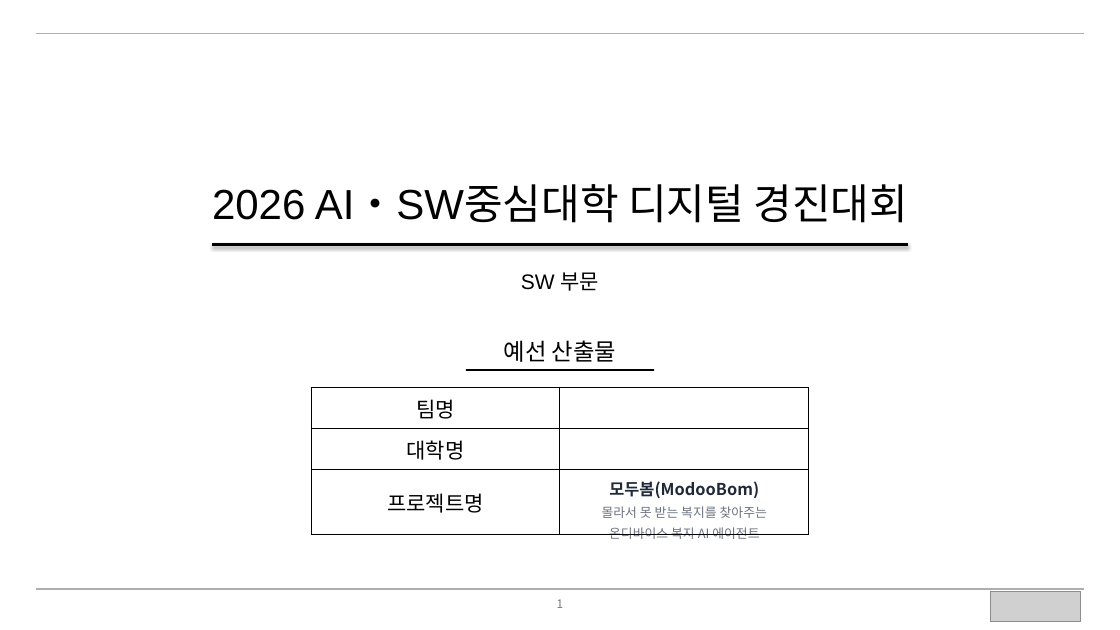
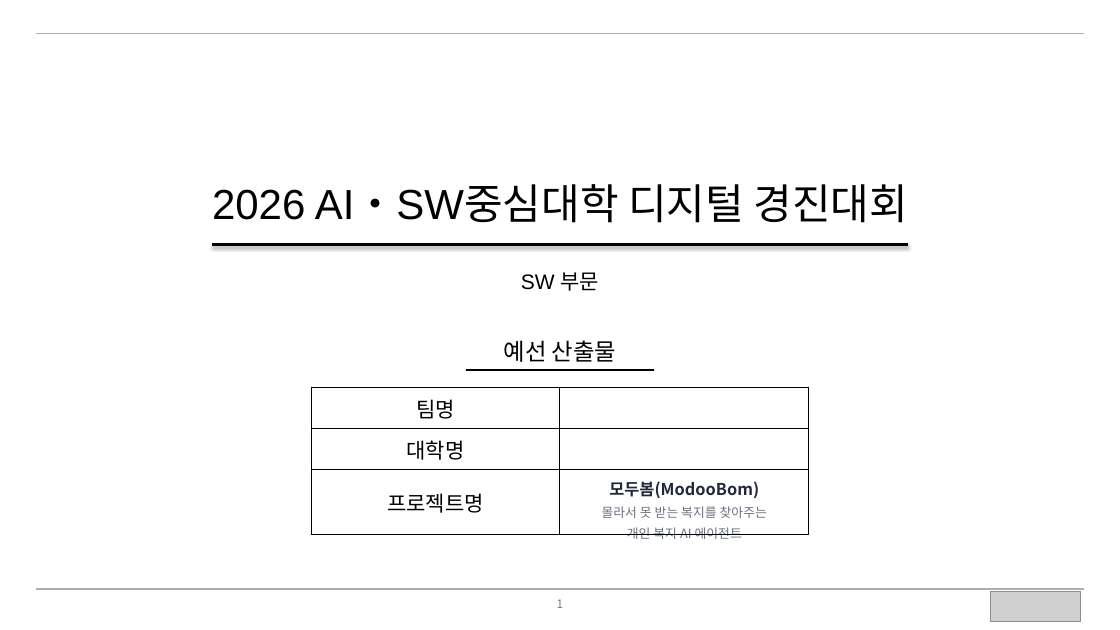
Before and after one commit to BioCode67/modoo-bom, a slide deck: slide 1 of docs/제출/모두봄-예선기획서-14p.pptx. Drawn at 1120x630 pixels with LibreOffice and Linux fonts; fonts in the diff are those of the drawing; grey boxes stand for pictures. Boxes give left, top, right and bottom in pixels: in the first picture for what was removed or moved away, otherwise in the second. Text is boxed around its words. In the diff, an @@ line names an element or a change of style, - is before the commit and + after.

Commit message:
docs(제출): 예선 기획서 v2 — 아이디어 기획서 12장 확장(총 14p)·확장프로그램 언급 제거·커버리지 강조
- 구성 변경: 표지+Summary+아이디어 기획서 12장 = 14p (최종산출물·부록 제외판) + 20p 규정안전판 별도 보관
- 확장프로그램 언급 0 — '설치 없이 웹에서 바로 서류 자동발급·신청' 메시지로 통일(본인 확인만 사람)
- 커버리지 명시: 복지정책·복지서비스·장학금·행복주택 등 주택공고·서민금융·민간재단 — 한곳에서
- 신규 페이지: 대화형 입구(새싹이 실화면)·서류→신청 4단계(신청키트 실화면)·사후관리(결과 실화면)·
  신뢰 4원칙 2x2·페르소나 실측(연 767만원 의미)·사회가치·확장 로드맵(NOW/NEXT/FUTURE)
- 수치 최신화: 카탈로그 5,300+·테스트 426·13종·7개 언어. PowerPoint 렌더 14장 전수 육안 검증

```diff
--- a/docs/제출/모두봄-예선기획서-14p.pptx
+++ b/docs/제출/모두봄-예선기획서-14p.pptx
@@ table at (311, 387, 808, 543) @@
-row 3, column 2: 모두봄(ModooBom) / 몰라서 못 받는 복지를 찾아주는 / 온디바이스 복지 AI 에이전트
+row 3, column 2: 모두봄(ModooBom) / 몰라서 못 받는 복지를 찾아주는 / 개인 복지 AI 에이전트
```
Also in this commit, not shown: 9 other slides changed, 4 slides added, 4 slides removed, 2 other files.
